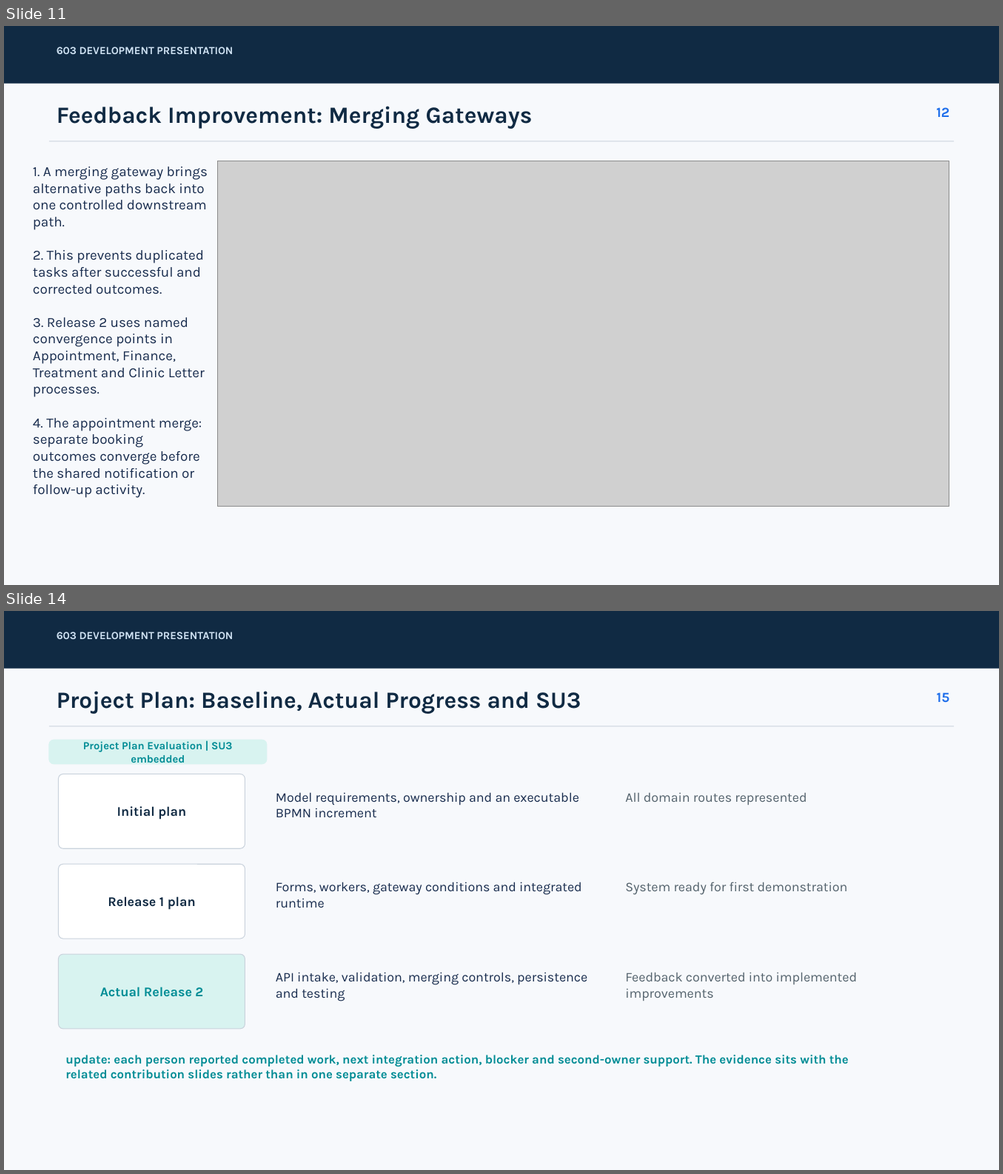
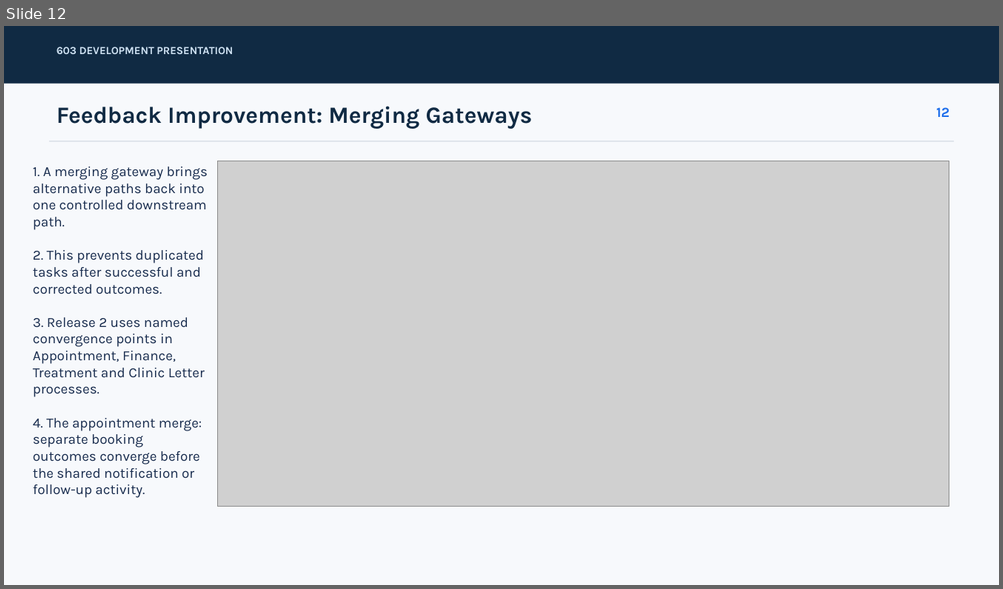
Before and after one commit to huanxihuanxi666/UFCEP6-0-3, a slide deck: ASSIGNMENT(END OF WEEK6)/Development_Presentation(end of week6)/PRESENTATION/presentation.pptx. Shown one above the other, each under a label of ours: slides 11 and 14 before the commit, slide 12 after it; the slides between them are not shown. The pictures are 1003x1174 and 1003x589 pixels, drawn with LibreOffice and Linux fonts; fonts in the diff are those of the drawing; grey boxes stand for pictures. Boxes give left, top, right and bottom in pixels: in the first picture for what was removed or moved away, otherwise in the second. Text is boxed around its words. In the diff, an @@ line names an element or a change of style, - is before the commit and + after.

```diff
--- a/ASSIGNMENT(END OF WEEK6)/Development_Presentation(end of week6)/PRESENTATION/presentation.pptx
+++ b/ASSIGNMENT(END OF WEEK6)/Development_Presentation(end of week6)/PRESENTATION/presentation.pptx
@@ slide 14 removed at (4,611,999,1170), background #F7F9FC @@
@@ rectangle removed at (4,611,999,669) @@
@@ text removed at (57,632,233,639) @@
-603 DEVELOPMENT PRESENTATION
@@ text removed at (57,691,580,714) @@
-Project Plan: Baseline, Actual Progress and SU3
@@ text removed at (936,692,950,703) @@
-15
@@ rectangle removed at (48,726,953,726) @@
@@ rounded rectangle removed at (48,740,267,764) @@
-Project Plan Evaluation | SU3 embedded
@@ rounded rectangle removed at (59,775,245,849) @@
-Initial plan
@@ text removed at (276,792,579,817) @@
-Model requirements, ownership and an executable BPMN increment
@@ text removed at (625,793,806,805) @@
-All domain routes represented
@@ rounded rectangle removed at (59,865,245,940) @@
-Release 1 plan
@@ text removed at (276,882,582,908) @@
-Forms, workers, gateway conditions and integrated runtime
@@ text removed at (625,882,848,895) @@
-System ready for first demonstration
@@ rounded rectangle removed at (59,954,245,1029) @@
-Actual Release 2
@@ text removed at (276,972,587,1002) @@
-API intake, validation, merging controls, persistence and testing
@@ text removed at (625,972,857,1001) @@
-Feedback converted into implemented improvements
@@ text removed at (65,1055,848,1082) @@
-update: each person reported completed work, next integration action, blocker and second-owner support. The evidence sits with the related contribution slides rather than in one separate section.
@@ what was slide 11 is now slide 12 @@
```
Also in this commit, not shown: 9 slides changed, 2 slides added, 1 other slide removed.
